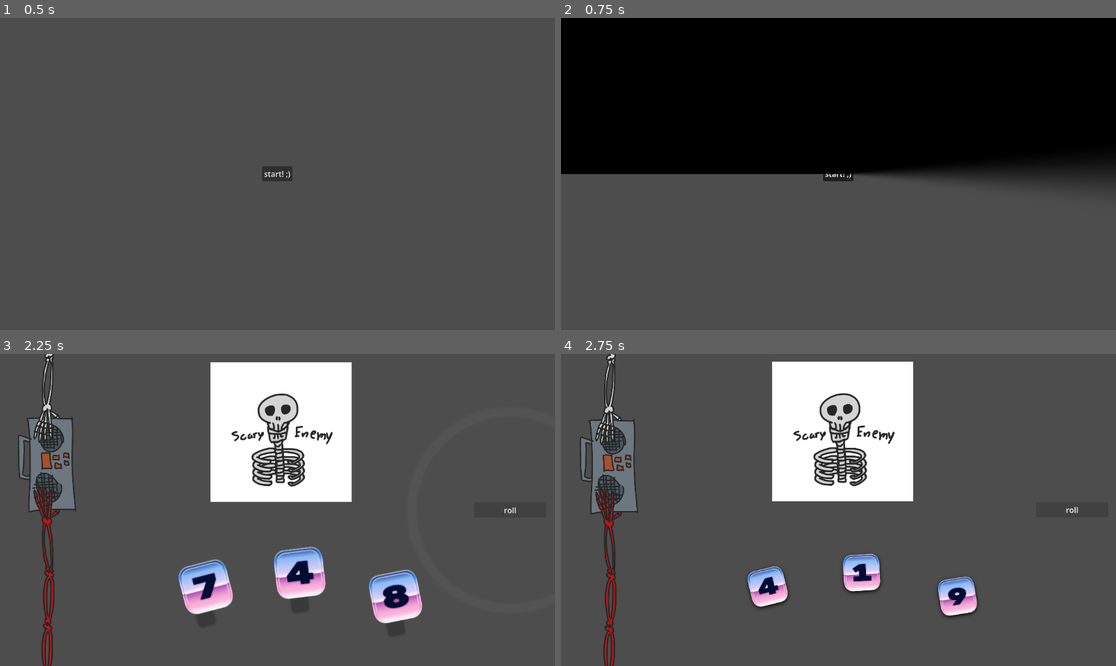
Above: before the commit, frames 1-4 (two rows, left to right).
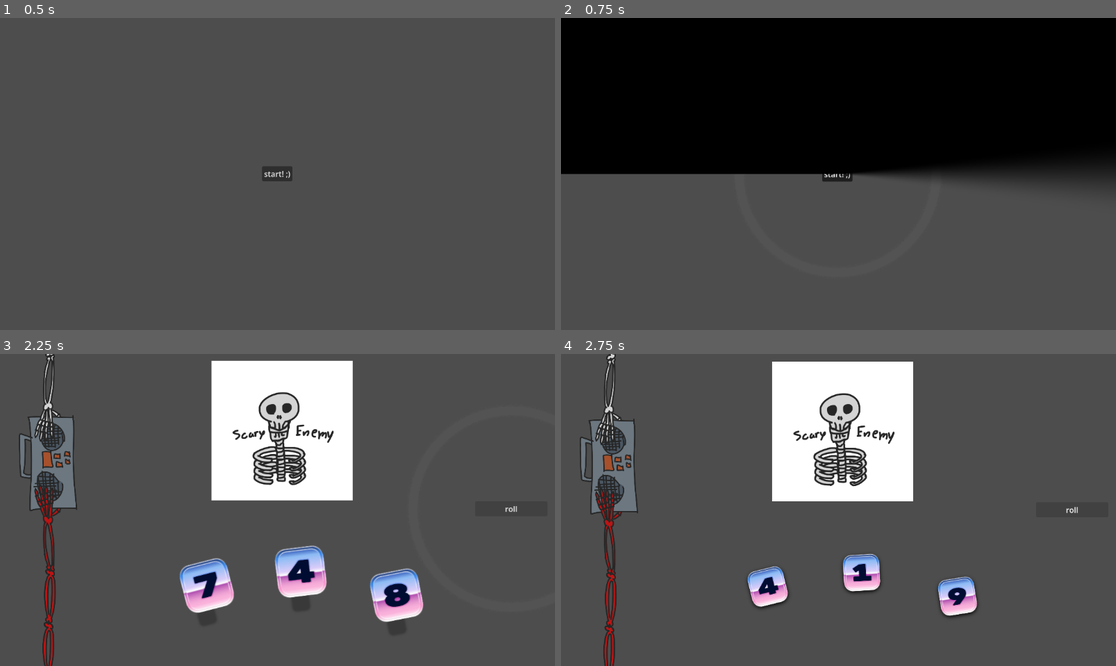
Above: after the commit, the same moments.

Repository: vhoyer/ludum_dare_60
Game: Godot game, scene res://stages/main_menu/main_menu.tscn
Two runs of this game, one before a commit and one after it. Both use one fixed random seed, a clock stepped at 60 frames per second and the inputs below.
Inputs (mouse positions are in pixels of both pictures, inside the frame that each line leads up to):
- Up to frame 1 (0.5 s): no input
- Up to frame 2 (0.75 s): click "start! ,)" at 0.5 s
- Up to frame 3 (2.25 s): move the mouse to (399, 494) at 1.27 s; hold Right (ui_right) 1.28-2 s; tap K at 1.35 s; click (399, 494) at 1.42 s; click "roll" at 2 s
- Up to frame 4 (2.75 s): no input

Frame 1 is identical in both runs. In frame 2, less than 0.1% of the frame differs, in the area x 47-53%, y 49-53%; in frame 3, 5.7%, in the area x 3-94%, y 0-100%; in frame 4, nothing differs.

Commit message:
🐛 Switch sprite when cursor property changes

Diff:
--- a/components/game_cursor/game_cursor.gd
+++ b/components/game_cursor/game_cursor.gd
@@ -5,12 +5,22 @@
 static var instance: GameCursor
 
 
+signal _model_updated()
+
+
 @export
 var _default_cursor: CursorResource
 
 
-var cursor: CursorResource
+var cursor: CursorResource:
+	set(value):
+		cursor = value
+		_model_updated.emit()
 
+var _pressed: bool = false:
+	set(value):
+		_pressed = value
+		_model_updated.emit()
 
 @onready
 var sprite: Sprite2D = %Cursor
@@ -25,7 +35,16 @@
 	instance = self
 
 	cursor = _default_cursor
-	cursor.apply(self, CursorResource.Type.NORMAL)
+
+	_model_updated.connect(_update_view)
+	_model_updated.emit()
+
+
+func _update_view() -> void:
+	if _pressed:
+		cursor.apply(self, CursorResource.Type.PRESSED)
+	else:
+		cursor.apply(self, CursorResource.Type.NORMAL)
 
 
 func _process(_delta: float) -> void:
@@ -35,10 +54,7 @@
 func _input(event: InputEvent) -> void:
 	if event is InputEventMouseButton:
 		if event.button_index == MOUSE_BUTTON_LEFT:
-			if event.is_pressed():
-				cursor.apply(self, CursorResource.Type.PRESSED)
-			else:
-				cursor.apply(self, CursorResource.Type.NORMAL)
+			_pressed = event.is_pressed()
 
 
 func _effect_impact() -> void:
--- a/stages/main_menu/main_menu.tscn
+++ b/stages/main_menu/main_menu.tscn
@@ -2,6 +2,8 @@
 
 [ext_resource type="Script" uid="uid://7i1g42nagf2j" path="res://stages/main_menu/start_button.gd" id="1_6almw"]
 [ext_resource type="PackedScene" uid="uid://usqu7frh72wo" path="res://components/game_cursor/game_cursor.tscn" id="2_owbi8"]
+[ext_resource type="Script" uid="uid://d161jm3n6y53c" path="res://components/game_cursor/cursor_on_parent.gd" id="2_wyd67"]
+[ext_resource type="Resource" uid="uid://d17wkpun5jdvw" path="res://components/game_cursor/cursors/hammer.tres" id="3_7wn7o"]
 
 [node name="Main" type="CenterContainer" unique_id=1983816057]
 anchors_preset = 15
@@ -16,6 +18,11 @@
 script = ExtResource("1_6almw")
 next_stage = "uid://boew20gyqimy6"
 
+[node name="CursorOnParent" type="Node" parent="StartButton" unique_id=202094876]
+script = ExtResource("2_wyd67")
+cursor = ExtResource("3_7wn7o")
+metadata/_custom_type_script = "uid://d161jm3n6y53c"
+
 [node name="Camera2D" type="Camera2D" parent="." unique_id=1910558387]
 anchor_mode = 0
 
